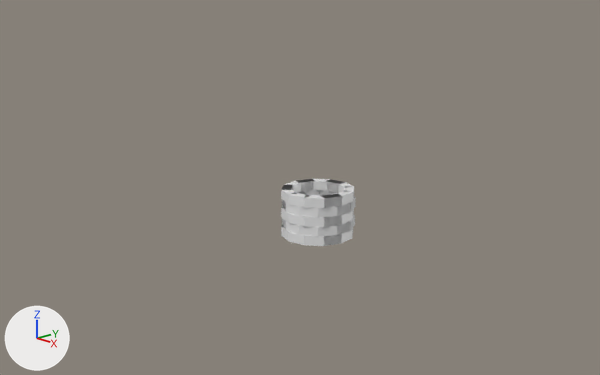
An edit to the Blender file Section 1 Getting Going In Blender/Duplication - Well.blend, drawn before and after from the same camera.
Camera for both pictures: a camera (50 mm lens) standing at (12.51, -11.7, 5.66) and looking at (0.28, -0.18, 0.97). Every picture has the same lights, and +X, +Y and +Z are marked at lower left.

Names of what the first picture shows: 'Brick.071', 'Brick.073', 'Brick.075'.
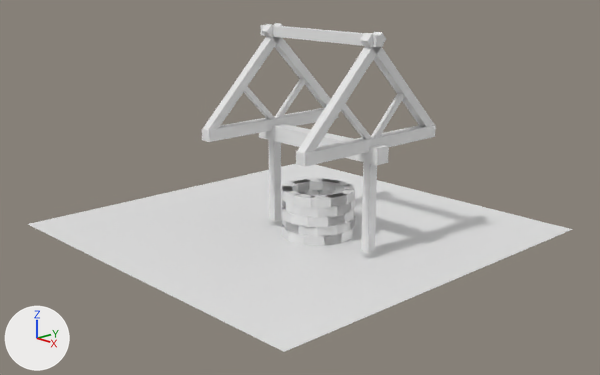
What differs and where, as boxes [x1, y1, x2, y2] in the pictures (600 x 375 px):
'Plane', added
    after: [28, 164, 573, 352]
'Foundation.003', added
    after: [296, 125, 436, 167]
'Foundation.008', added
    after: [297, 32, 386, 153]
'Foundation.004', added
    after: [202, 108, 338, 142]
'Foundation.002', added
    after: [259, 124, 389, 165]
'Foundation.006', added
    after: [203, 23, 283, 130]
'Foundation.007', added
    after: [360, 33, 435, 127]
'Foundation.013', added
    after: [260, 25, 384, 47]
'Foundation.001', added
    after: [361, 162, 377, 253]
'Foundation.005', added
    after: [261, 24, 331, 108]
'Foundation', added
    after: [269, 140, 281, 221]
'Foundation.009', added
    after: [371, 93, 404, 137]
'Foundation.011', added
    after: [275, 78, 306, 117]
'Foundation.010', added
    after: [341, 104, 372, 139]
'Brick.073', moved, turned
    before: [323, 194, 342, 208]
    after: [330, 193, 347, 207]
'Brick.075', moved
    before: [289, 192, 310, 207]
    after: [293, 193, 314, 208]
'Foundation.012', added
    after: [244, 87, 275, 119]
'Brick.071', moved, turned
    before: [335, 190, 353, 206]
    after: [340, 189, 355, 204]

The change, as a list of edits to the scene's bpy script:
```text
Add me_plane:
    me_plane.from_pydata([(-1.0, -1.0, 0.0), (1.0, -1.0, 0.0), (-1.0, 1.0, 0.0), (1.0, 1.0, 0.0)], [], [(0, 1, 3, 2)])
Change ob_brick_071:
    ob_brick_071.location: (1.27, 0.1, 0.9) -> (1.25, 0.21, 0.9)
    ob_brick_071.rotation_euler: (0.0, 0.0, -2.96) -> (0.0, 0.0, -2.79)  # degrees (0, 0, -170) -> degrees (0, 0, -160)
Change ob_brick_073:
    ob_brick_073.location: (1.24, -0.23, 0.9) -> (1.27, -0.12, 0.9)
    ob_brick_073.rotation_euler: (0.0, 0.0, -3.484) -> (0.0, 0.0, -3.314)  # degrees (0, 0, -200) -> degrees (0, 0, -190)
Change ob_brick_075:
    ob_brick_075.location: (0.76, -0.65, 0.9) -> (0.87, -0.61, 0.9)
Add ob_foundation_013:
    ob_foundation_013 = bpy.data.objects.new('Foundation.013', me_cube_099)  # a box spanning x -1.0..1.0, y -1.0..1.0, z -1.0..1.0
    ob_foundation_013.location = (0.6, 0.0, 4.13)
    ob_foundation_013.rotation_euler = (-1.571, 0.0, 1.571)  # degrees (-90, 0, 90)
    ob_foundation_013.scale = (-0.104, -0.104, 1.62)
Add ob_foundation_012:
    ob_foundation_012 = bpy.data.objects.new('Foundation.012', me_cube_099.copy())
    ob_foundation_012.location = (-0.72, -0.47, 2.67)
    ob_foundation_012.rotation_euler = (3.927, 0.0, 0.0)  # degrees (225, 0, 0)
    ob_foundation_012.scale = (-0.0535, -0.0535, 0.617)
Add ob_foundation_011:
    ob_foundation_011 = bpy.data.objects.new('Foundation.011', me_cube_099.copy())
    ob_foundation_011.location = (-0.72, 0.5, 2.67)
    ob_foundation_011.rotation_euler = (2.356, 0.0, 0.0)  # degrees (135, 0, 0)
    ob_foundation_011.scale = (-0.0535, -0.0535, 0.617)
Add ob_foundation_010:
    ob_foundation_010 = bpy.data.objects.new('Foundation.010', me_cube_099.copy())
    ob_foundation_010.location = (2.06, -0.47, 2.67)
    ob_foundation_010.rotation_euler = (3.927, 0.0, 0.0)  # degrees (225, 0, 0)
    ob_foundation_010.scale = (-0.0535, -0.0535, 0.617)
Add ob_foundation_009:
    ob_foundation_009 = bpy.data.objects.new('Foundation.009', me_cube_099.copy())
    ob_foundation_009.location = (2.06, 0.5, 2.67)
    ob_foundation_009.rotation_euler = (2.356, 0.0, 0.0)  # degrees (135, 0, 0)
    ob_foundation_009.scale = (-0.0535, -0.0535, 0.617)
Add ob_foundation_008:
    ob_foundation_008 = bpy.data.objects.new('Foundation.008', me_cube_099.copy())
    ob_foundation_008.location = (2.06, -0.79, 3.22)
    ob_foundation_008.rotation_euler = (2.356, 0.0, 0.0)  # degrees (135, 0, 0)
    ob_foundation_008.scale = (-0.0947, -0.0947, 1.4)
Add ob_foundation_007:
    ob_foundation_007 = bpy.data.objects.new('Foundation.007', me_cube_099.copy())
    ob_foundation_007.location = (2.06, 0.79, 3.22)
    ob_foundation_007.rotation_euler = (0.785, 0.0, 0.0)  # degrees (45, 0, 0)
    ob_foundation_007.scale = (-0.0947, -0.0947, 1.4)
Add ob_foundation_006:
    ob_foundation_006 = bpy.data.objects.new('Foundation.006', me_cube_099.copy())
    ob_foundation_006.location = (-0.72, -0.79, 3.22)
    ob_foundation_006.rotation_euler = (2.356, 0.0, 0.0)  # degrees (135, 0, 0)
    ob_foundation_006.scale = (-0.0947, -0.0947, 1.4)
Add ob_foundation_005:
    ob_foundation_005 = bpy.data.objects.new('Foundation.005', me_cube_099.copy())
    ob_foundation_005.location = (-0.72, 0.79, 3.22)
    ob_foundation_005.rotation_euler = (0.785, 0.0, 0.0)  # degrees (45, 0, 0)
    ob_foundation_005.scale = (-0.0947, -0.0947, 1.4)
Add ob_foundation_004:
    ob_foundation_004 = bpy.data.objects.new('Foundation.004', me_cube_099.copy())
    ob_foundation_004.location = (-0.72, 0.0, 2.18)
    ob_foundation_004.rotation_euler = (-1.571, 0.0, 0.0)  # degrees (-90, 0, 0)
    ob_foundation_004.scale = (-0.119, -0.119, 1.85)
Add ob_foundation_003:
    ob_foundation_003 = bpy.data.objects.new('Foundation.003', me_cube_099.copy())
    ob_foundation_003.location = (2.06, 0.0, 2.18)
    ob_foundation_003.rotation_euler = (-1.571, 0.0, 0.0)  # degrees (-90, 0, 0)
    ob_foundation_003.scale = (-0.119, -0.119, 1.85)
Add ob_foundation_002:
    ob_foundation_002 = bpy.data.objects.new('Foundation.002', me_cube_099.copy())
    ob_foundation_002.location = (0.66, 0.0, 1.99)
    ob_foundation_002.rotation_euler = (0.0, 1.571, 0.0)  # degrees (0, 90, 0)
    ob_foundation_002.scale = (-0.162, -0.162, 1.71)
Add ob_foundation_001:
    ob_foundation_001 = bpy.data.objects.new('Foundation.001', me_cube_099.copy())
    ob_foundation_001.location = (2.06, 0.0, 1.0)
    ob_foundation_001.scale = (-0.0947, -0.0947, 1.0)
Add ob_foundation:
    ob_foundation = bpy.data.objects.new('Foundation', me_cube_099.copy())
    ob_foundation.location = (-0.72, 0.0, 1.0)
    ob_foundation.scale = (-0.0947, -0.0947, 1.0)
Add ob_plane:
    ob_plane = bpy.data.objects.new('Plane', me_plane)
    ob_plane.location = (0.0, 0.0, 0.0)
    ob_plane.scale = (-4.17, -4.17, -4.17)
```
